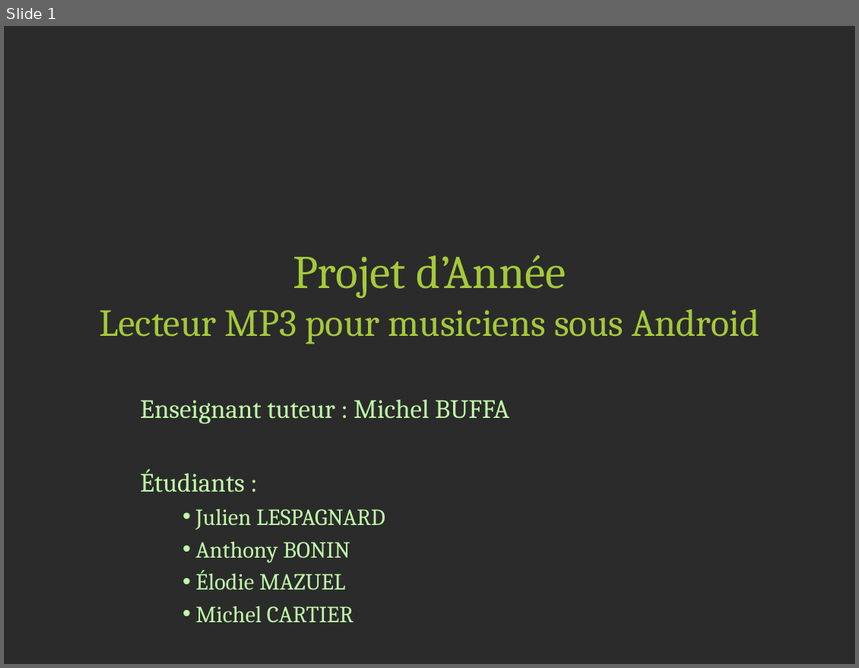
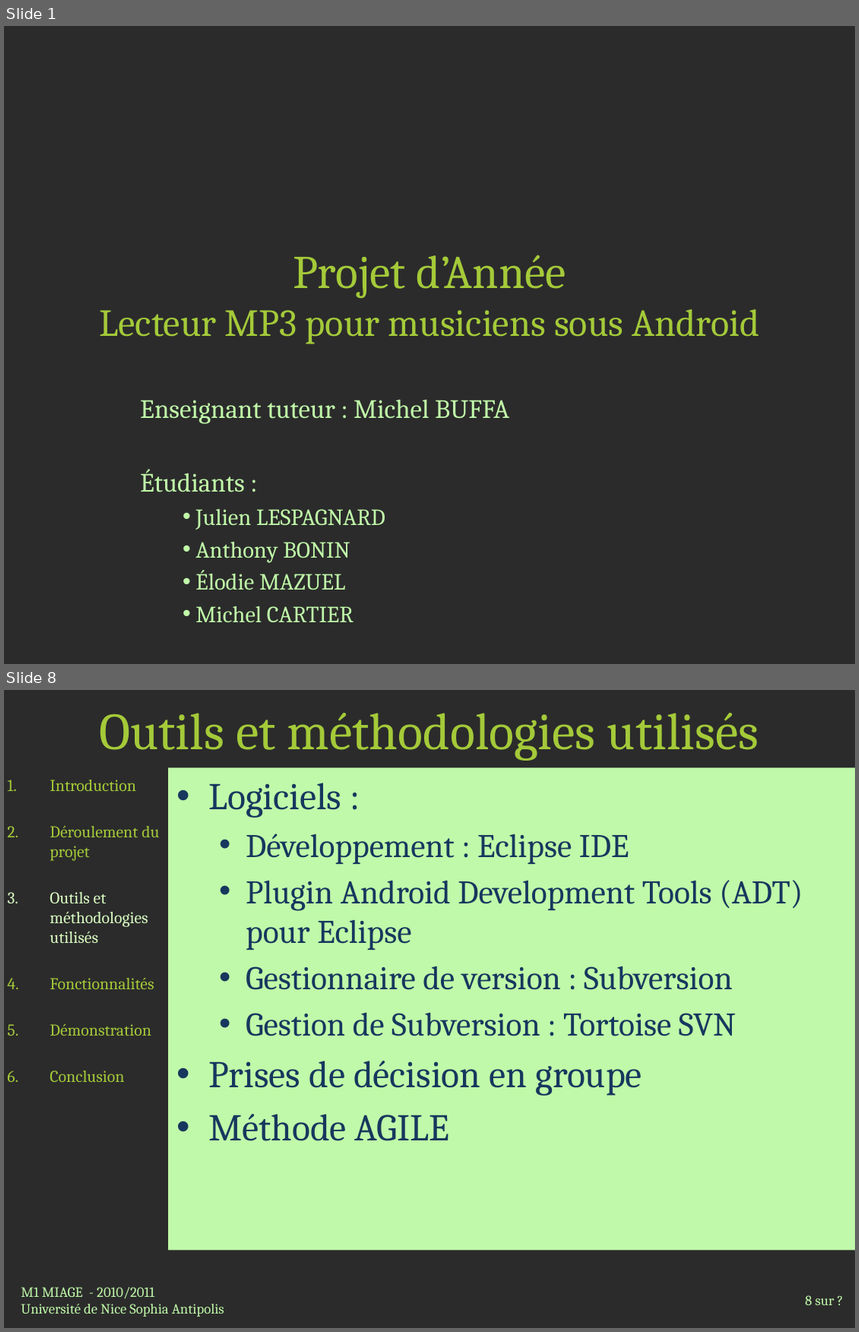
Before and after one commit to jlespagnard/android-advanced-player, a slide deck: AAP/docs/Presentation.pptx. Shown one above the other, each under a label of ours: slide 1 before the commit, slides 1 and 8 after it; the slides between them are not shown. The pictures are 859x668 and 859x1332 pixels, drawn with LibreOffice and Linux fonts; fonts in the diff are those of the drawing; background and template pictures are left out; a plain dark background stands for a picture behind light text. Boxes give left, top, right and bottom in pixels: in the first picture for what was removed or moved away, otherwise in the second. Text is boxed around its words. In the diff, an @@ line names an element or a change of style, - is before the commit and + after.

```diff
--- a/AAP/docs/Presentation.pptx
+++ b/AAP/docs/Presentation.pptx
@@ slide 8 added at <box>4,690,855,1328</box>, background picture (left out) @@
@@ title added at <box>99,713,759,761</box>, 44 pt, text #A4CA39 @@
+Outils et méthodologies utilisés
@@ text added at <box>50,780,159,1082</box>, 14 pt, text #A4CA39 @@
+1. Introduction
+2. Déroulement du projet
+3. Outils et méthodologies utilisés
+4. Fonctionnalités
+5. Démonstration
+6. Conclusion
@@ text added at <box>168,768,855,1251</box>, fill #C0F9A9, 28 pt, text #17375E @@
+• Logiciels :
+  • Développement : Eclipse IDE
+  • Plugin Android Development Tools (ADT) pour Eclipse
+  • Gestionnaire de version : Subversion
+  • Gestion de Subversion : Tortoise SVN
+• Prises de décision en groupe
+• Méthode AGILE
@@ text added at <box>21,1287,224,1317</box>, 12 pt, text #C0F9A9 @@
+M1 MIAGE - 2010/2011
+Université de Nice Sophia Antipolis
@@ page number added at <box>805,1296,835,1306</box>, 12 pt, text #C0F9A9 @@
+8 sur ?
```
Also in this commit, not shown: 7 slides changed, 7 other slides added, 4 other files.
